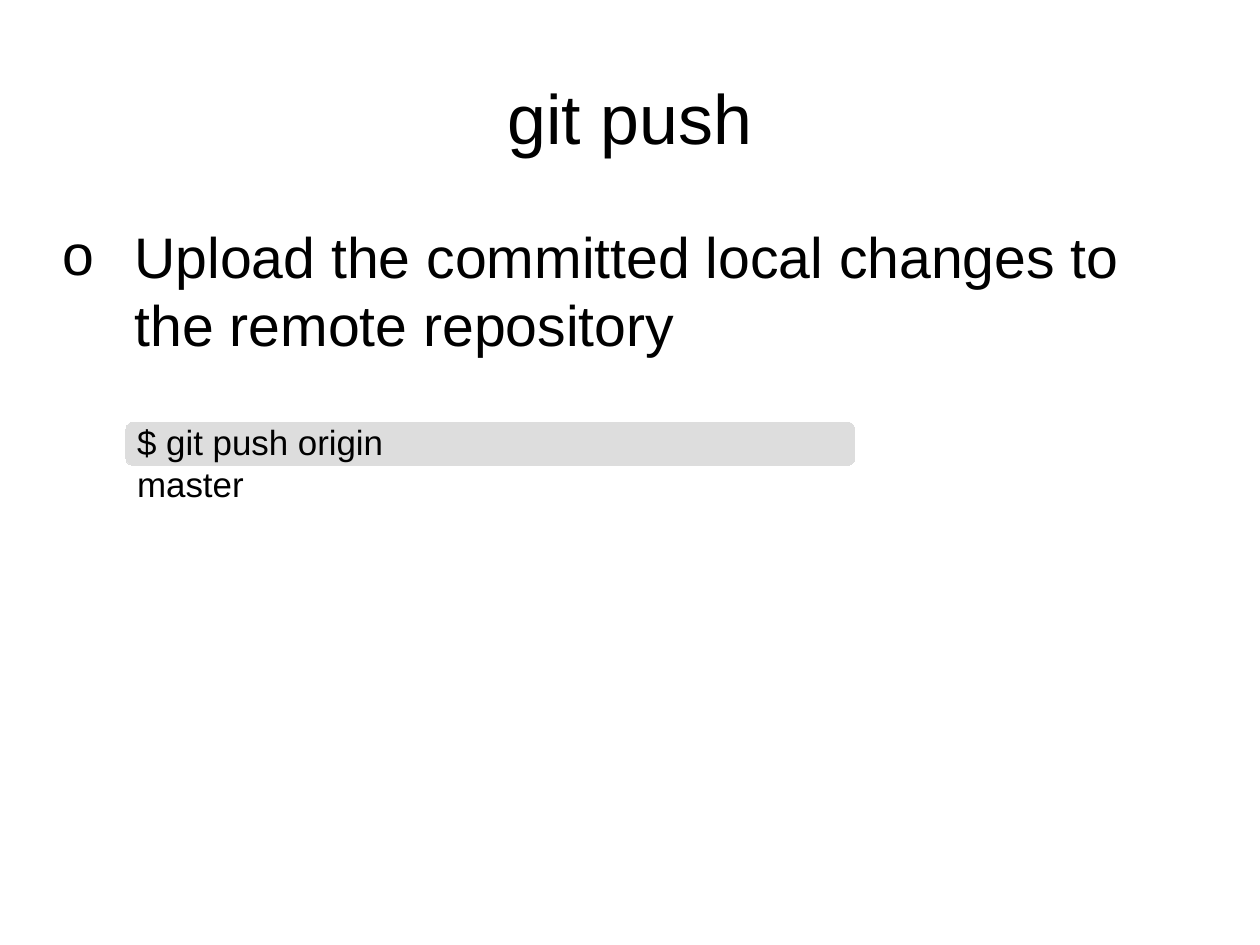
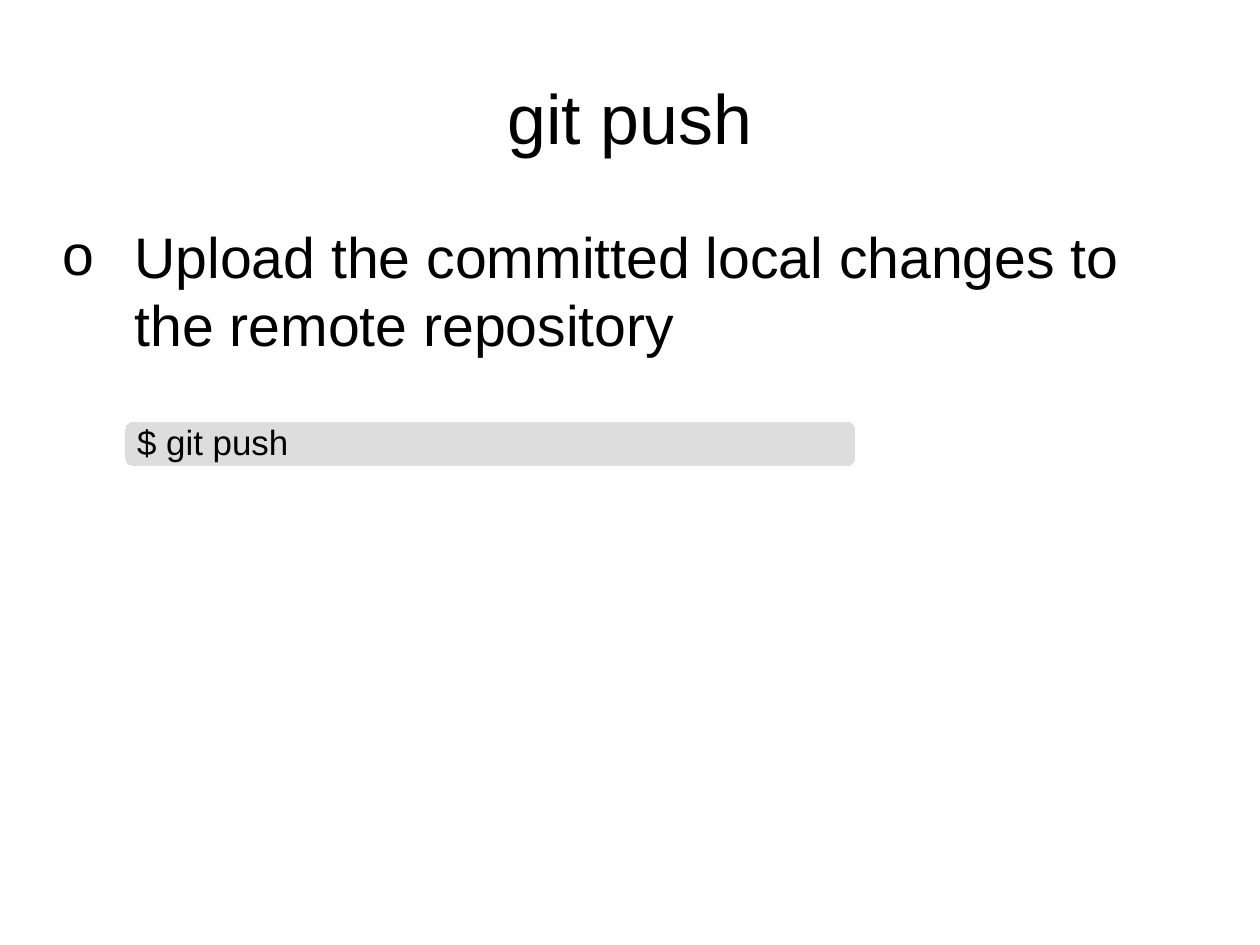
Before and after one commit to rachelplayer/isg-playground, a slide deck: slide 19 of git_workshop.pptx (slide 16 before the commit). Drawn at 1260x945 pixels with LibreOffice and Linux fonts; fonts in the diff are those of the drawing. Boxes give left, top, right and bottom in pixels: in the first picture for what was removed or moved away, otherwise in the second. Text is boxed around its words. In the diff, an @@ line names an element or a change of style, - is before the commit and + after.

```diff
--- a/git_workshop.pptx
+++ b/git_workshop.pptx
@@ text at box(166, 429, 289, 462): text changed @@
-$ git push origin master
+$ git push
```
Also in this commit, not shown: 7 other slides changed, 3 slides added, 1 other file.
